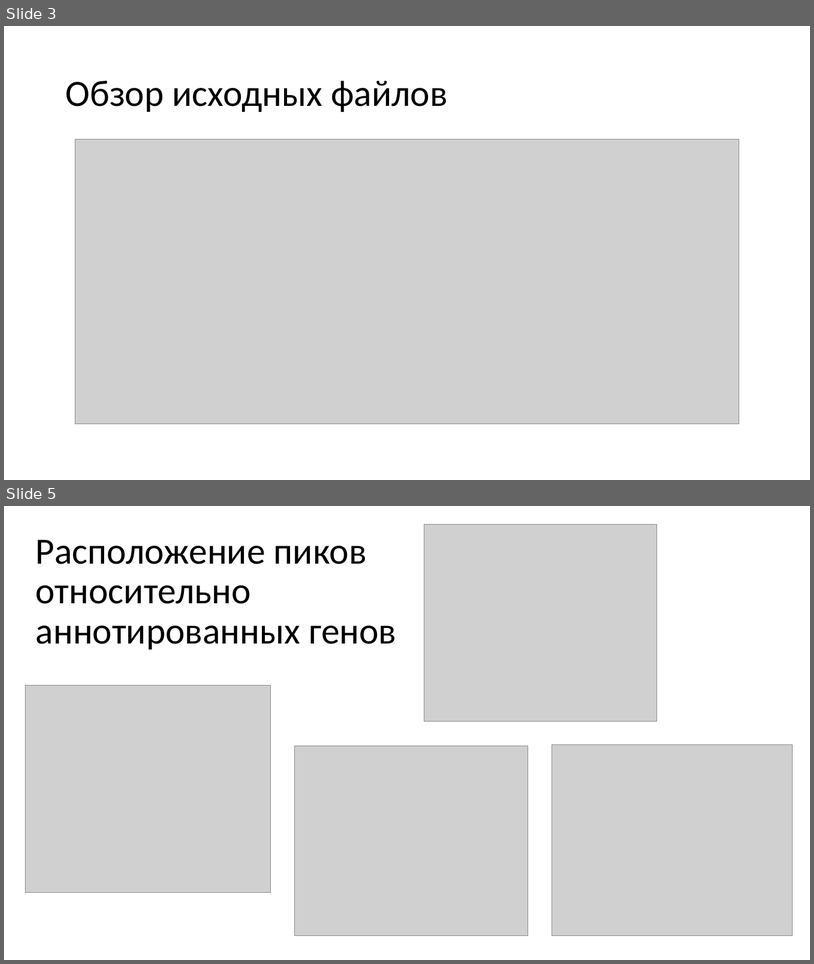
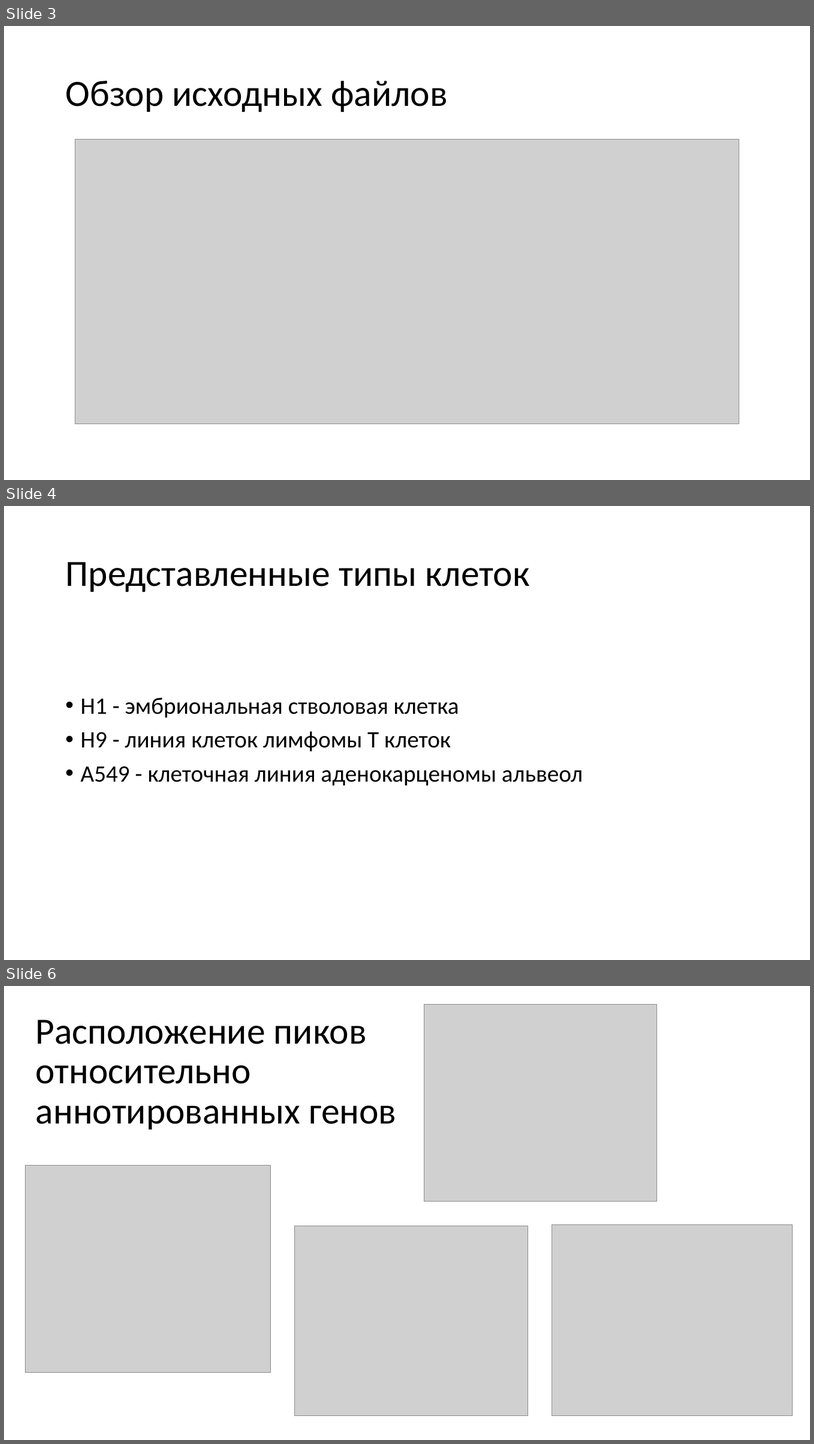
Before and after one commit to mausenkova/hse21_H3K9me3_G4_human_group, a slide deck: Презентация_hse21_H3K9me3_G4_human.pptx. Shown one above the other, each under a label of ours: slides 3 and 5 before the commit, slides 3, 4 and 6 after it; the slides between them are not shown. The pictures are 814x964 and 814x1444 pixels, drawn with LibreOffice and Linux fonts; fonts in the diff are those of the drawing; grey boxes stand for pictures. Boxes give left, top, right and bottom in pixels: in the first picture for what was removed or moved away, otherwise in the second. Text is boxed around its words. In the diff, an @@ line names an element or a change of style, - is before the commit and + after.

```diff
--- a/Презентация_hse21_H3K9me3_G4_human.pptx
+++ b/Презентация_hse21_H3K9me3_G4_human.pptx
@@ slide 4 added at (4, 506, 810, 960), background #FFFFFF @@
@@ title added at (65, 562, 530, 592), 44 pt, text #000000 @@
+Представленные типы клеток
@@ text added at (81, 697, 583, 786), 28 pt, text #000000 @@
+• H1 - эмбриональная стволовая клетка
+• H9 - линия клеток лимфомы T клеток
+• A549 - клеточная линия аденокарценомы альвеол
@@ what was slide 5 is now slide 6 @@
```
Also in this commit, not shown: 4 slides changed.
